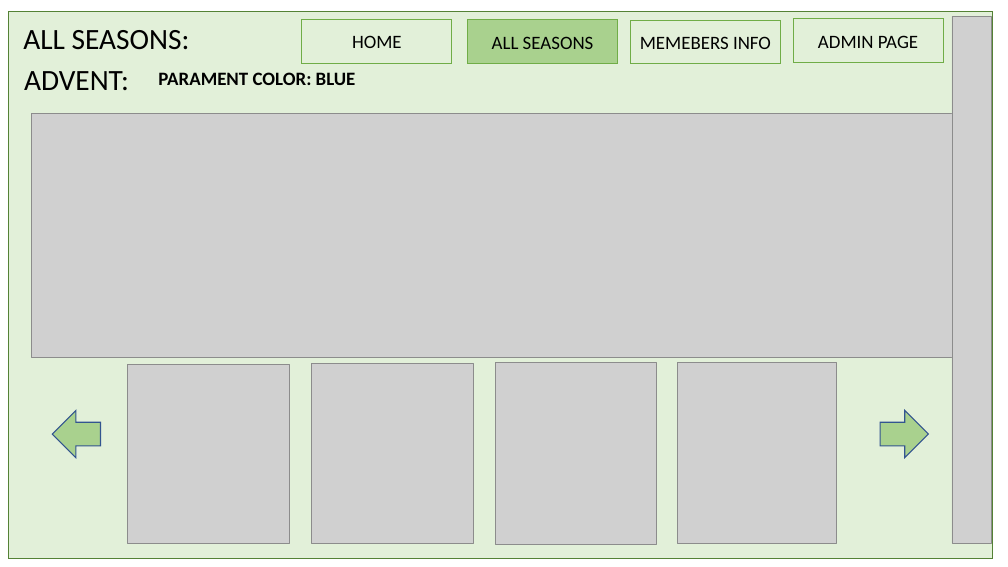
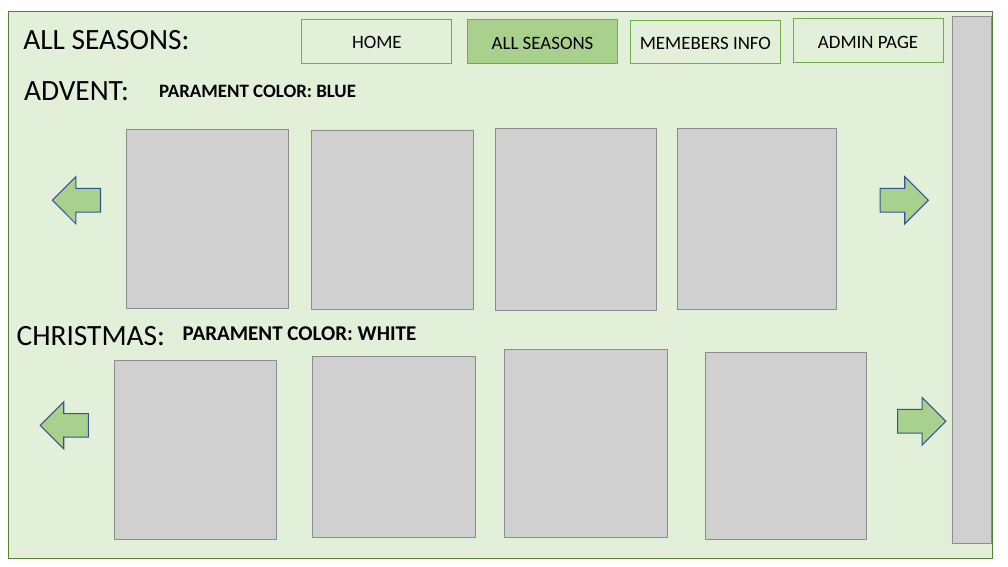
Before and after one commit to harishvavilala/Betterhappo, a slide deck: slide 9 of Powerpoints/BannerManagment.pptx. Drawn at 1008x567 pixels with LibreOffice and Linux fonts; fonts in the diff are those of the drawing; grey boxes stand for pictures. Boxes give left, top, right and bottom in pixels: in the first picture for what was removed or moved away, otherwise in the second. Text is boxed around its words. In the diff, an @@ line names an element or a change of style, - is before the commit and + after.

```diff
--- a/Powerpoints/BannerManagment.pptx
+++ b/Powerpoints/BannerManagment.pptx
@@ text "ADVENT:": place and size @@
-text "ADVENT:" at [24, 71, 129, 90]
+text "ADVENT:" at [24, 81, 129, 100]
@@ text "PARAMENT COLOR: BLUE": place and size @@
-text "PARAMENT COLOR: BLUE" at [158, 72, 356, 85]
+text "PARAMENT COLOR: BLUE" at [159, 84, 356, 97]
@@ picture removed at [31, 113, 954, 358] @@
@@ 4 pictures, 2 right arrows: place and size @@
-4 pictures, 2 right arrows at [52, 362, 929, 544]
+4 pictures, 2 right arrows at [52, 129, 929, 311]
@@ text added at [17, 326, 165, 346], 28 pt, text #000000 @@
+CHRISTMAS:
@@ text added at [183, 326, 417, 340], 20 pt, text #000000, bold @@
+PARAMENT COLOR: WHITE
@@ picture added at [312, 356, 476, 538] @@
@@ picture added at [505, 349, 668, 538] @@
@@ picture added at [706, 352, 867, 540] @@
@@ picture added at [115, 360, 277, 539] @@
@@ right arrow added at [40, 402, 88, 448], fill #A9D18E, outline #325491 1 pt @@
@@ right arrow added at [898, 398, 946, 445], fill #A9D18E, outline #325491 1 pt @@
```
Also in this commit, not shown: 2 other slides changed, 1 slide removed.
